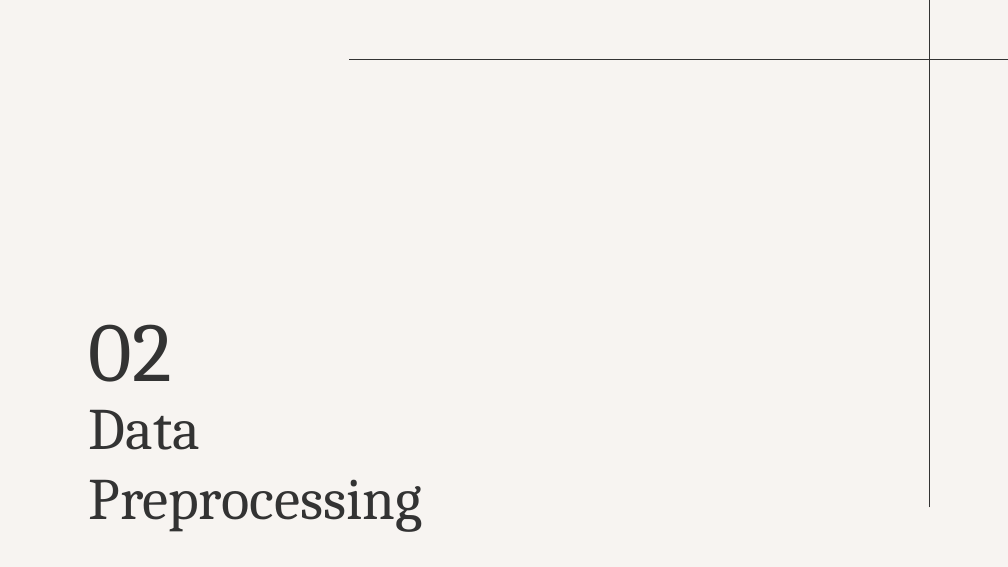
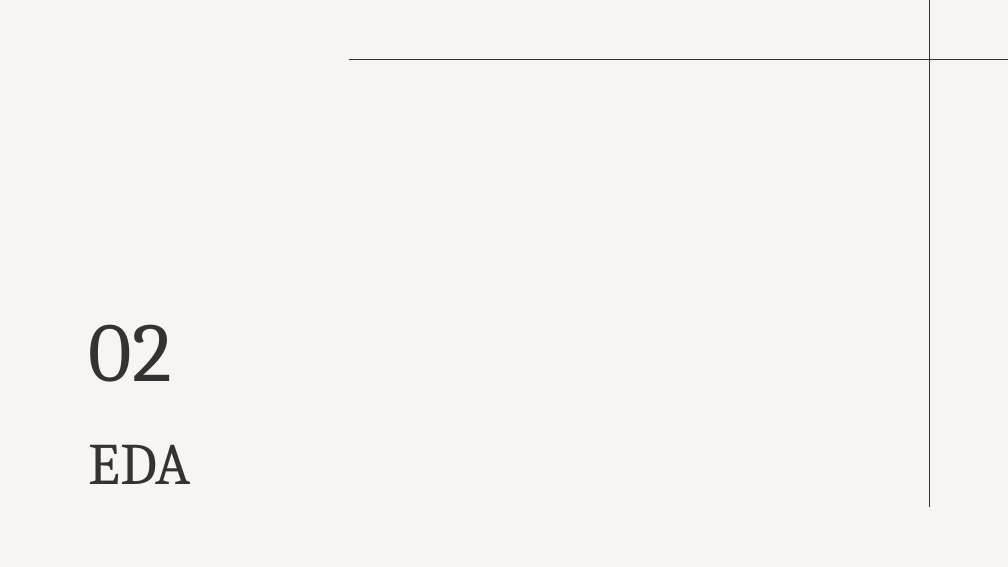
Before and after one commit to vedant-shah/Detect_obstacles_in_roads, a slide deck: slide 5 of Vedant_Shah/Detection_of_Obstacles_on_Roads.pptx. Drawn at 1008x567 pixels with LibreOffice and Linux fonts; fonts in the diff are those of the drawing. Boxes give left, top, right and bottom in pixels: in the first picture for what was removed or moved away, otherwise in the second. Text is boxed around its words. In the diff, an @@ line names an element or a change of style, - is before the commit and + after.

```diff
--- a/Vedant_Shah/Detection_of_Obstacles_on_Roads.pptx
+++ b/Vedant_Shah/Detection_of_Obstacles_on_Roads.pptx
@@ title at <box>89,444,191,484</box>: text changed @@
-Data Preprocessing
+EDA
```
Also in this commit, not shown: 1 other slide changed, 13 slides added, 4 slides removed, 6 other files.
